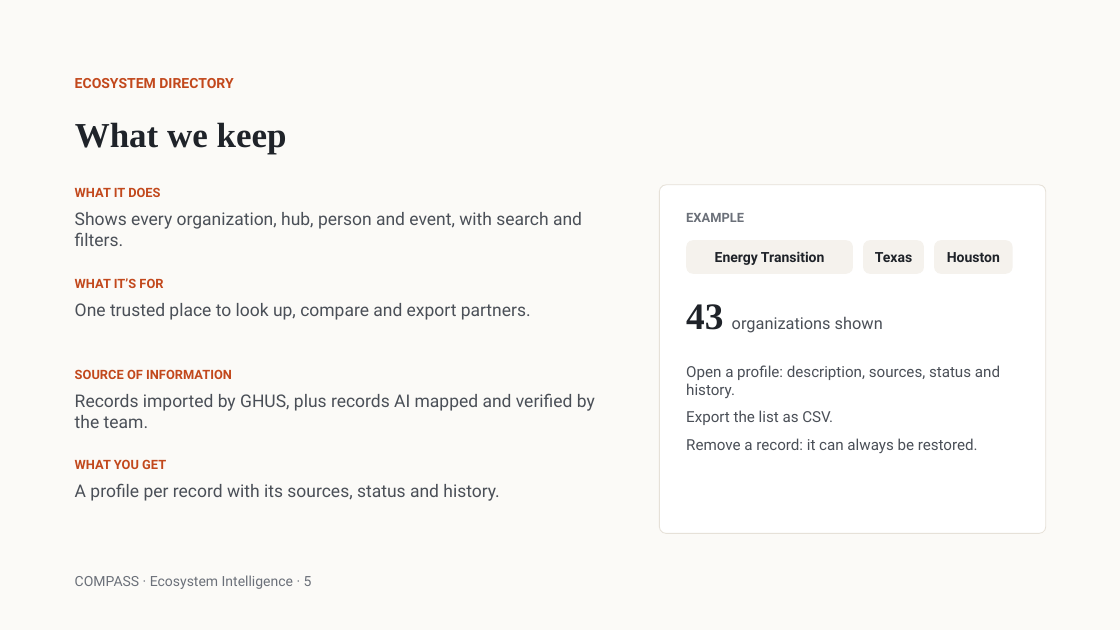
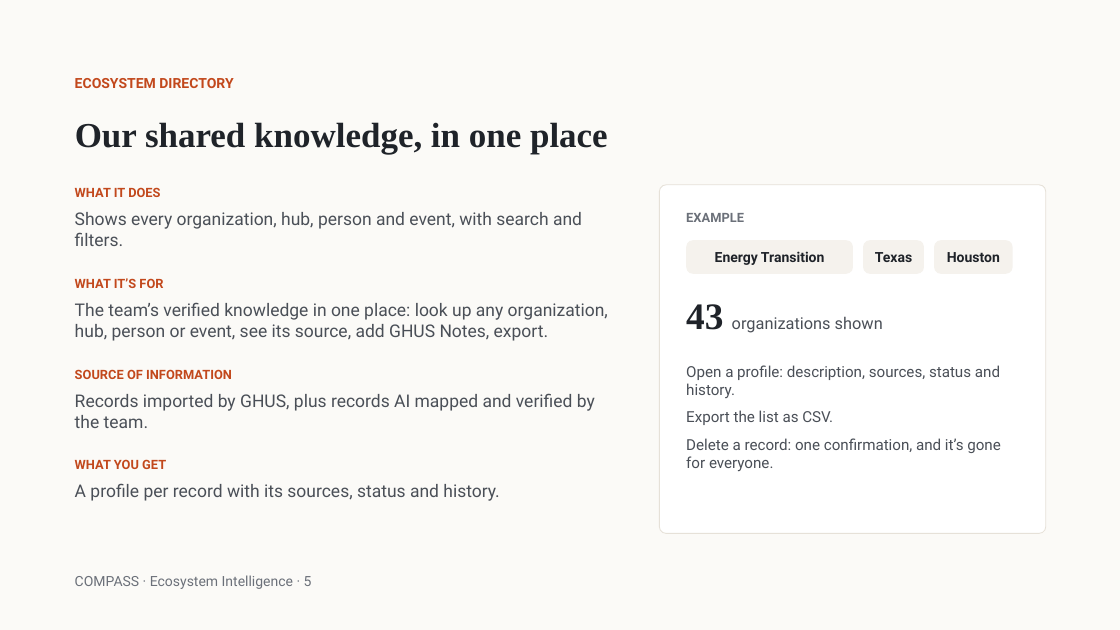
Before and after one commit to nouhailael-dot/Institutional-knowledge-Platform-with-AI-agents, a slide deck: slide 5 of docs/COMPASS - Ask, Explore and Map, Directory.pptx. Drawn at 1120x630 pixels with LibreOffice and Linux fonts; fonts in the diff are those of the drawing. Boxes give left, top, right and bottom in pixels: in the first picture for what was removed or moved away, otherwise in the second. Text is boxed around its words. In the diff, an @@ line names an element or a change of style, - is before the commit and + after.

```diff
--- a/docs/COMPASS - Ask, Explore and Map, Directory.pptx
+++ b/docs/COMPASS - Ask, Explore and Map, Directory.pptx
@@ title at [75,122,608,154]: text changed @@
-What we keep
+Our shared knowledge, in one place
@@ text at [75,302,608,341]: text changed @@
-One trusted place to look up, compare and export partners.
+The team’s verified knowledge in one place: look up any organization, hub, person or event, see its source, add GHUS Notes, export.
@@ text at [686,438,1001,471]: text changed @@
-Remove a record: it can always be restored.
+Delete a record: one confirmation, and it’s gone for everyone.
```
Also in this commit, not shown: 6 other slides changed.
